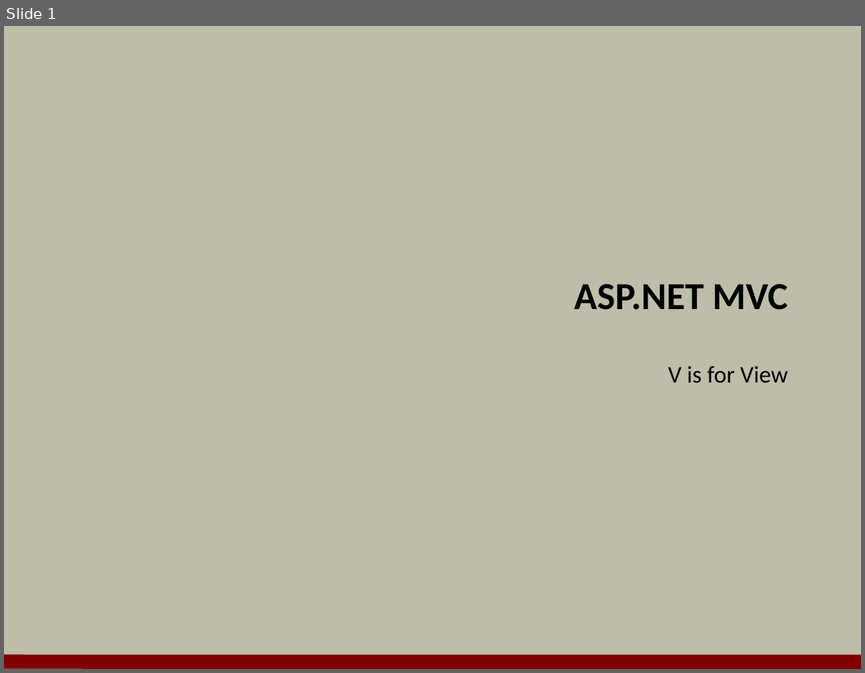
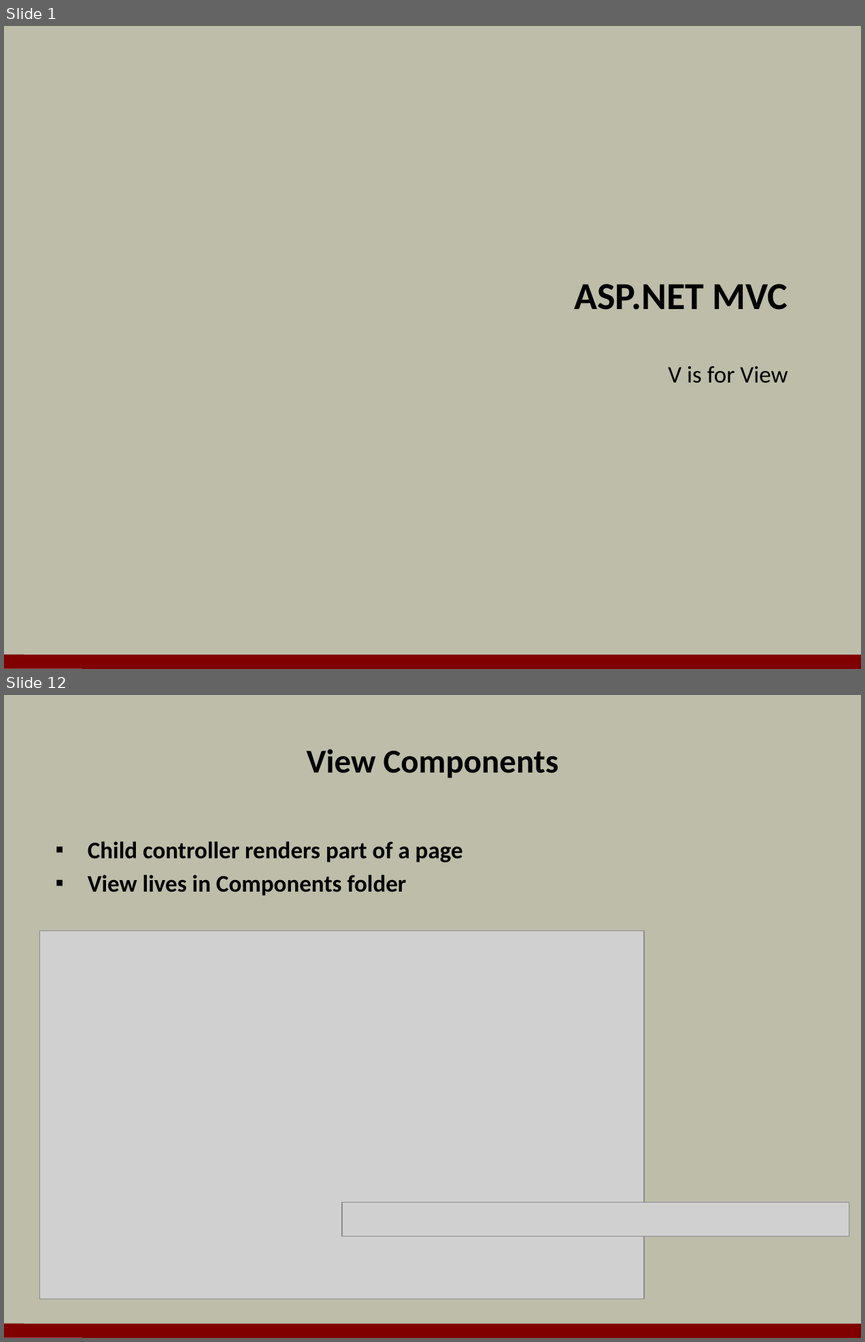
Before and after one commit to OdeToCode/classes, a slide deck: aspnet5/slides/05_ModelsViews.pptx. Shown one above the other, each under a label of ours: slide 1 before the commit, slides 1 and 12 after it; the slides between them are not shown. The pictures are 865x673 and 865x1342 pixels, drawn with LibreOffice and Linux fonts; fonts in the diff are those of the drawing; grey boxes stand for pictures; background and template pictures are left out. Boxes give left, top, right and bottom in pixels: in the first picture for what was removed or moved away, otherwise in the second. Text is boxed around its words. In the diff, an @@ line names an element or a change of style, - is before the commit and + after.

```diff
--- a/aspnet5/slides/05_ModelsViews.pptx
+++ b/aspnet5/slides/05_ModelsViews.pptx
@@ slide 12 added at box(4, 695, 861, 1338), background #BDBDA9; not listed: 1 template element that a slide beside it also shows @@
@@ title added at box(307, 749, 559, 778), 28 pt, text #000000, bold @@
+View Components
@@ text added at box(88, 841, 463, 896), 20 pt, text #000000, bold @@
+▪ Child controller renders part of a page
+▪ View lives in Components folder
@@ picture added at box(40, 930, 644, 1298) @@
@@ picture added at box(341, 1202, 849, 1236) @@
```
Also in this commit, not shown: 19 other slides added.
